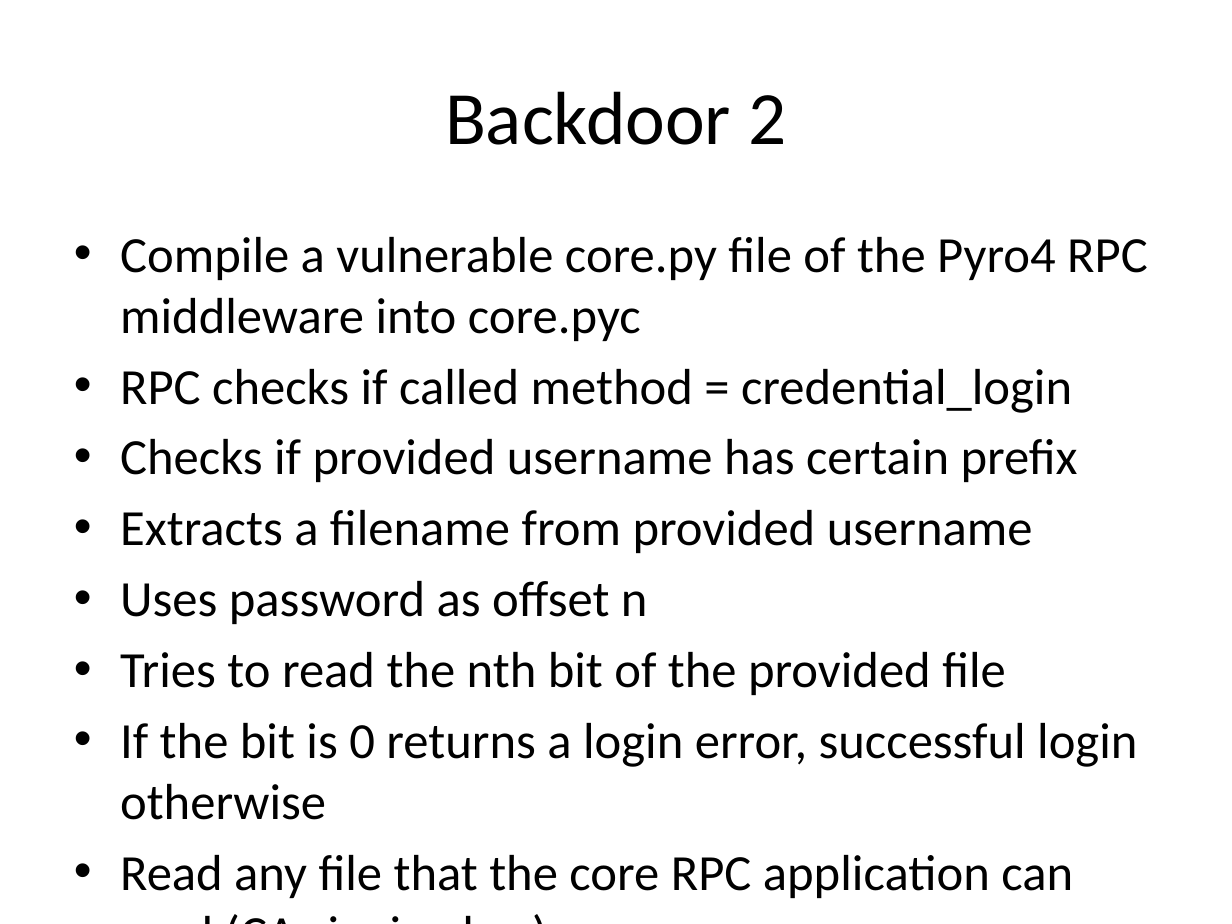
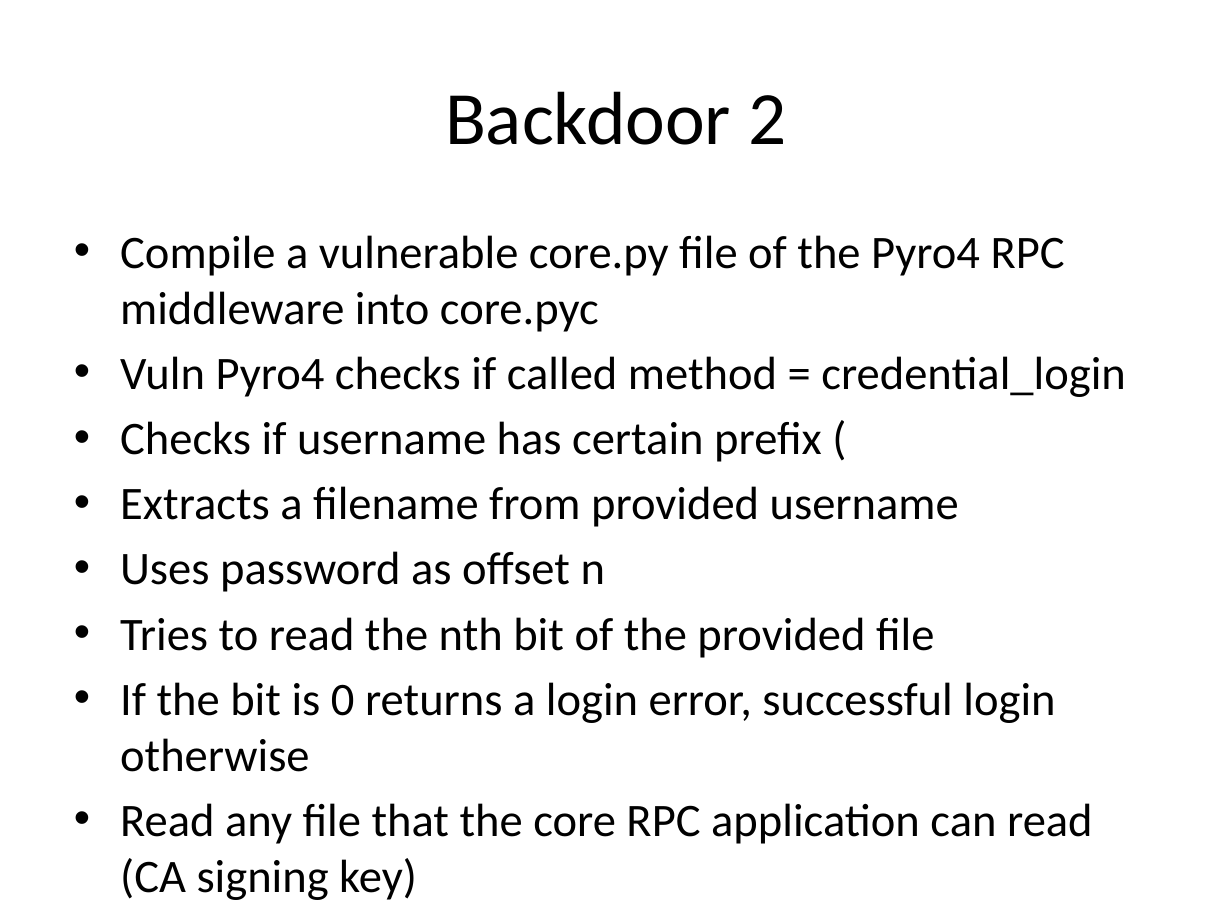
Before and after one commit to KarlKode/AppliedLabProject, a slide deck: slide 10 of presentation/Präsentation1.pptx (slide 9 before the commit). Drawn at 1232x924 pixels with LibreOffice and Linux fonts; fonts in the diff are those of the drawing. Boxes give left, top, right and bottom in pixels: in the first picture for what was removed or moved away, otherwise in the second. Text is boxed around its words. In the diff, an @@ line names an element or a change of style, - is before the commit and + after.

```diff
--- a/presentation/Präsentation1.pptx
+++ b/presentation/Präsentation1.pptx
@@ text at (120,235,1093,900): size 29.6 to 27.2 pt in "Compile a vulnerable core.py file of the ...", "Extracts a filename from provided username", "Uses password as offset n", "Tries to read the nth bit of ..." and 2 more places @@
@@ text at (120,356,1126,462): text changed; size 29.6 to 27.2 pt @@
-• RPC checks if called method = credential_login
-• Checks if provided username has certain prefix
+• Vuln Pyro4 checks if called method = credential_login
+• Checks if username has certain prefix (
```
Also in this commit, not shown: 2 other slides changed, 9 slides added, 2 other files.
